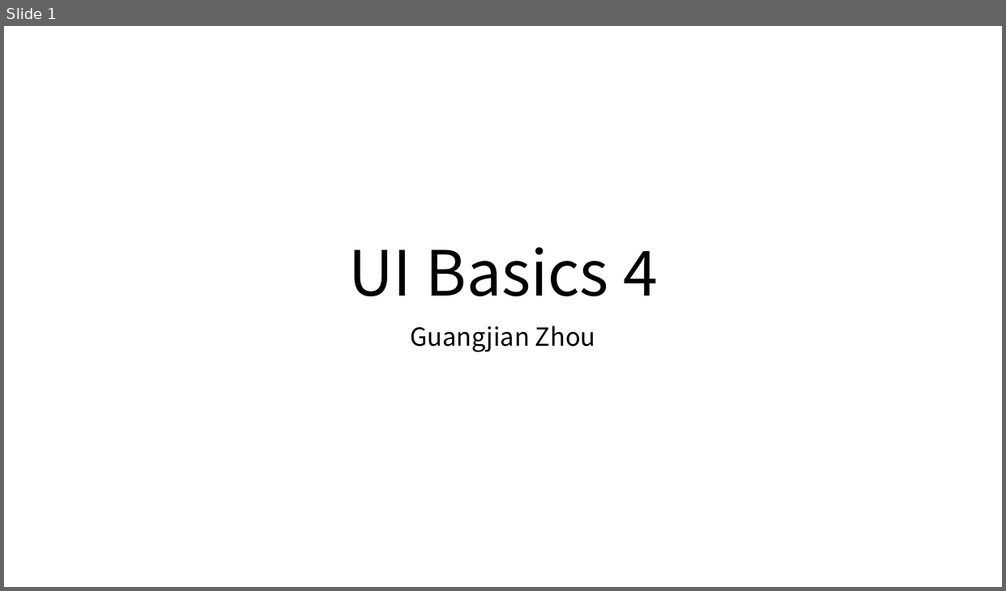
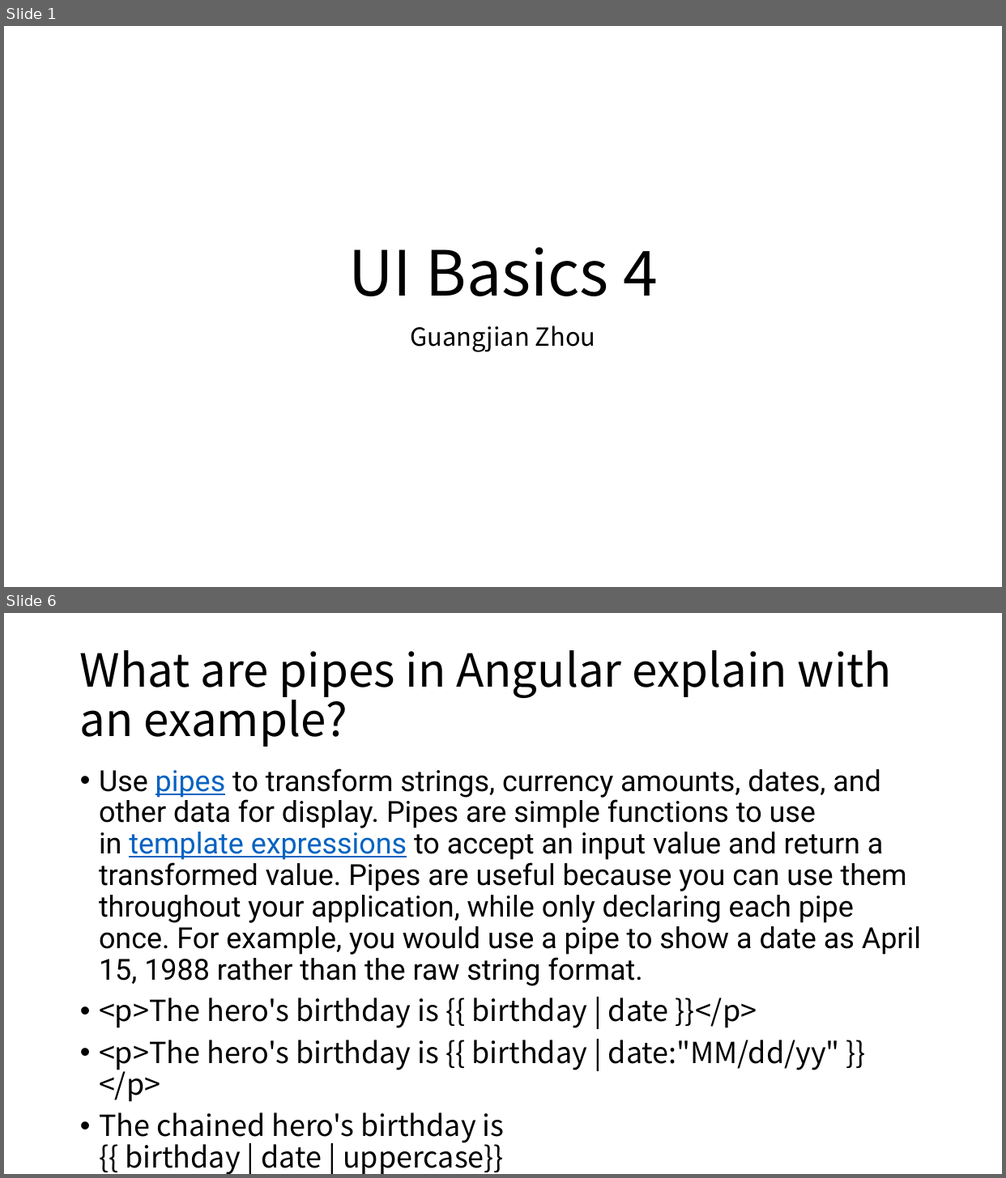
Before and after one commit to Marvioo/Cogent, a slide deck: Java Basics/UI Basics 4.pptx. Shown one above the other, each under a label of ours: slide 1 before the commit, slides 1 and 6 after it; the slides between them are not shown. The pictures are 1006x591 and 1006x1178 pixels, drawn with LibreOffice and Linux fonts; fonts in the diff are those of the drawing. Boxes give left, top, right and bottom in pixels: in the first picture for what was removed or moved away, otherwise in the second. Text is boxed around its words. In the diff, an @@ line names an element or a change of style, - is before the commit and + after.

```diff
--- a/Java Basics/UI Basics 4.pptx
+++ b/Java Basics/UI Basics 4.pptx
@@ slide 6 added at bbox=[4, 613, 1002, 1174], background #FFFFFF @@
@@ title added at bbox=[80, 650, 892, 747], 44 pt, text #000000 @@
+What are pipes in Angular explain with an example?
@@ text added at bbox=[99, 769, 921, 1174], 28 pt, text #000000 @@
+• Use pipes to transform strings, currency amounts, dates, and other data for display. Pipes are simple functions to use in template expressions to accept an input value and return a transformed value. Pipes are useful because you can use them throughout your application, while only declaring each pipe once. For example, you would use a pipe to show a date as April 15, 1988 rather than the raw string format.
+• <p>The hero's birthday is {{ birthday | date }}</p>
+• <p>The hero's birthday is {{ birthday | date:"MM/dd/yy" }} </p>
+• The chained hero's birthday is
+  {{ birthday | date | uppercase}}
```
Also in this commit, not shown: 16 other slides added.
